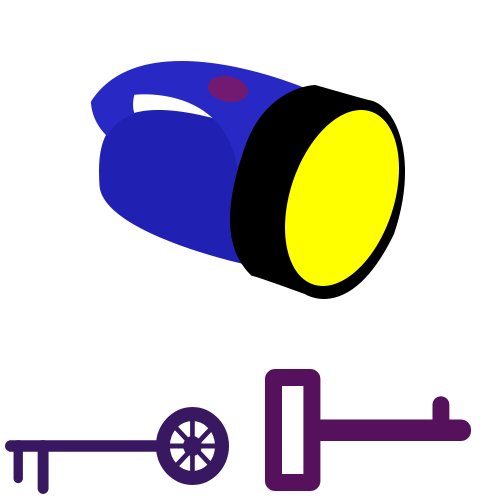
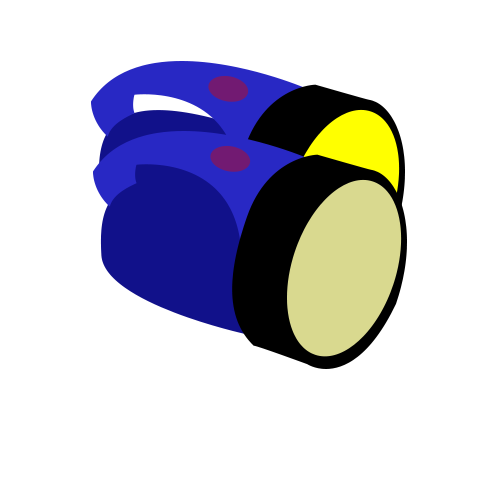
Before/after of a 500×500 layered artwork. What changed in the layer stack:
added group "lanterna" (1st of 2) with 5 layers above "lanterna" over box(93, 131, 407, 369)
added layer "Ellipse 5" (1st of 2, in "lanterna") in group "lanterna" over box(210, 145, 251, 172)
added layer "Ellipse 4" (1st of 2, in "lanterna") in group "lanterna" over box(287, 179, 402, 357)
added layer "Shape 2" (1st of 2, in "lanterna") in group "lanterna" over box(232, 154, 407, 369)
added layer "Shape 4" (1st of 2, in "lanterna") in group "lanterna" over box(93, 131, 308, 242)
added layer "Shape 3" (1st of 2, in "lanterna") in group "lanterna" over box(100, 180, 254, 334)
painted on "Ellipse 5" (2nd of 2, in "lanterna") over box(208, 75, 249, 102)
painted on "Ellipse 4" (2nd of 2, in "lanterna") over box(285, 109, 400, 287)
painted on "Shape 2" (2nd of 2, in "lanterna") over box(230, 84, 405, 299)
painted on "Shape 4" (2nd of 2, in "lanterna") over box(91, 61, 306, 172)
painted on "Shape 3" (2nd of 2, in "lanterna") over box(98, 110, 252, 264)
hid group "chave 2" (3 layers) over box(265, 369, 471, 491)
painted on "Rounded Rectangle 6" over box(432, 396, 450, 441)
painted on "Rounded Rectangle 5" over box(310, 419, 471, 442)
painted on "Rounded Rectangle 4" over box(265, 369, 321, 491)
hid group "chave 1" (9 layers) over box(5, 407, 229, 494)
painted on "Ellipse 2" over box(183, 436, 202, 456)
painted on "Rounded Rectangle 7" (1st of 4, in "chave 1") over box(169, 424, 215, 473)
painted on "Rounded Rectangle 7" (2nd of 4, in "chave 1") over box(169, 421, 216, 470)
painted on "Rounded Rectangle 7" (3rd of 4, in "chave 1") over box(163, 443, 226, 449)
painted on "Ellipse 1" over box(155, 407, 229, 485)
painted on "Rounded Rectangle 3" over box(13, 440, 23, 484)
painted on "Rounded Rectangle 2" over box(37, 440, 49, 494)
painted on "Rounded Rectangle 1" over box(5, 440, 164, 452)
…and 1 more changes (1 painted)
